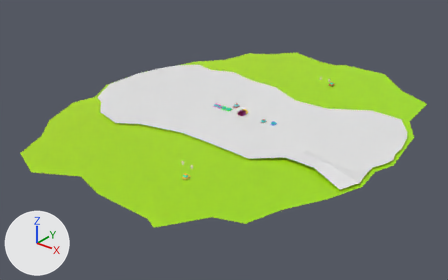
Two versions of the glTF model glb/Gotthard_3.6.glb, one commit apart.
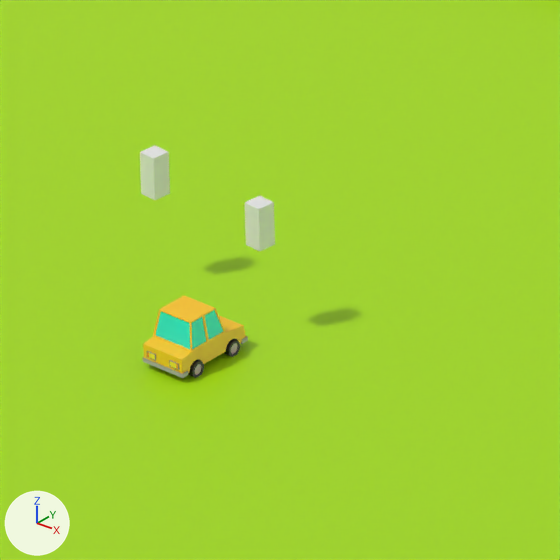
The first picture shows the older version from a 50 mm camera at (12.38, -16.5, 9.02) aimed at (-0.32, -0.64, -0.81). The close-ups show both versions on the part from 38% to 48% of the width and 53% to 70% of the height of that picture. Every picture has the same lights, and +X, +Y and +Z are marked at lower left. Where no turn or scale is listed for an object, it has been applied to the vertices.

The first close-up shows 'Ampel_NtS_links', 'Ampel_NtS_rechts', 'Auto_1_gelb', 'Erde.001'.
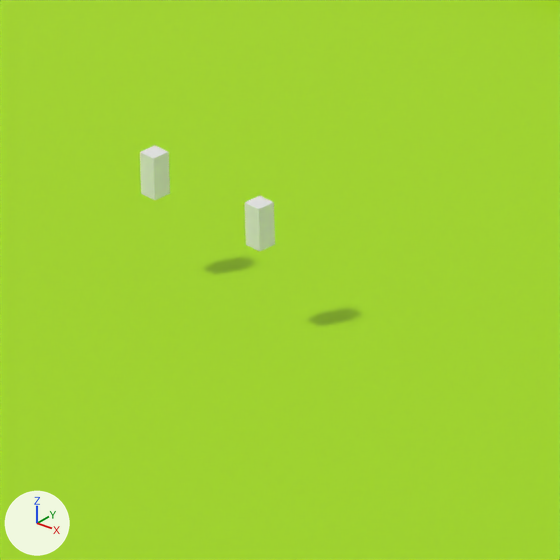
What changed in the scene script:
```text
Change ob_auto_1_gelb:
    ob_auto_1_gelb.location: (1.49, -4.684, 0.03) -> (-2.923, -4.684, 0.03)
```

What differs and where, as boxes (x1, y1, x2, y2) in the close-ups (560 x 560 px):
'Auto_1_gelb', moved (not visible afterwards)
    before: (142, 295, 248, 378)
